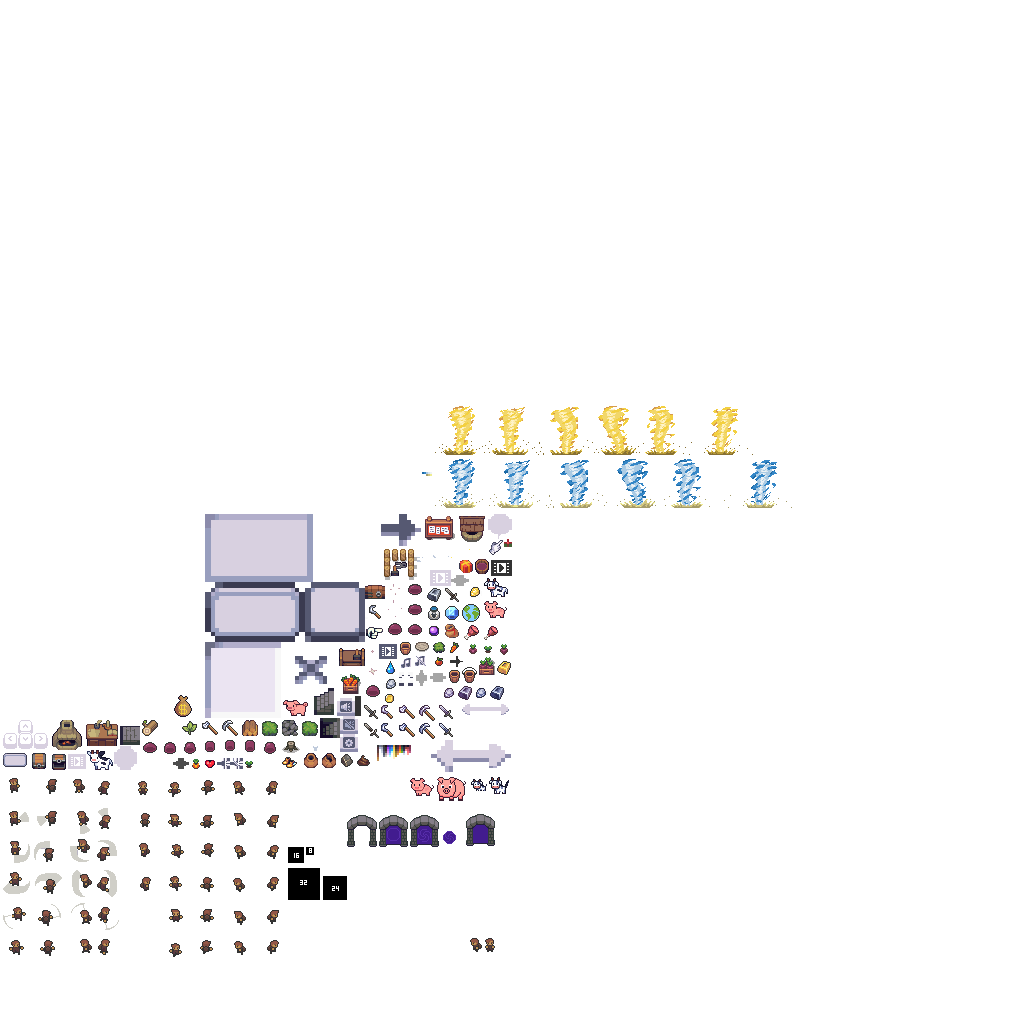
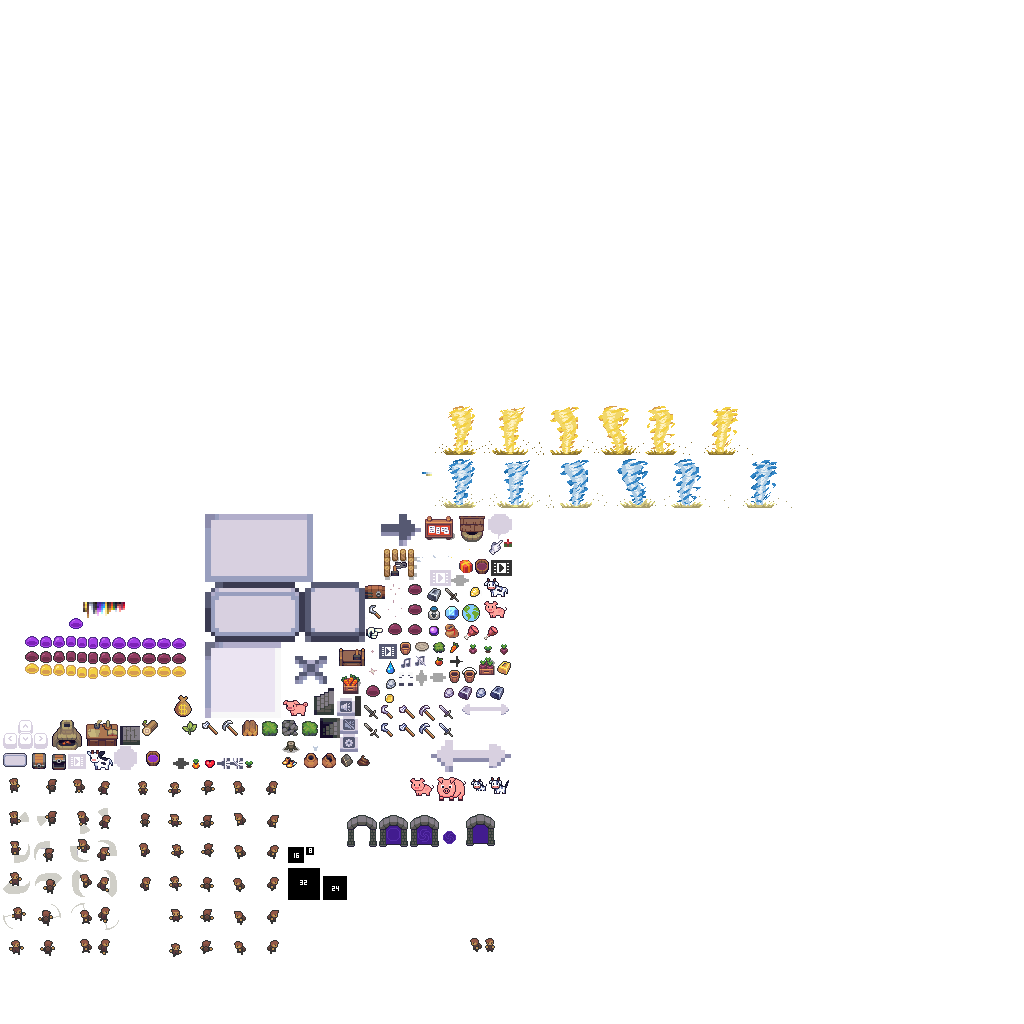
The second w=1024, h=1024 image is a revision of the first. Changes to its layers:
painted on "палитра" over box(83, 602, 411, 761)
painted on "Main" over box(25, 602, 276, 766)
